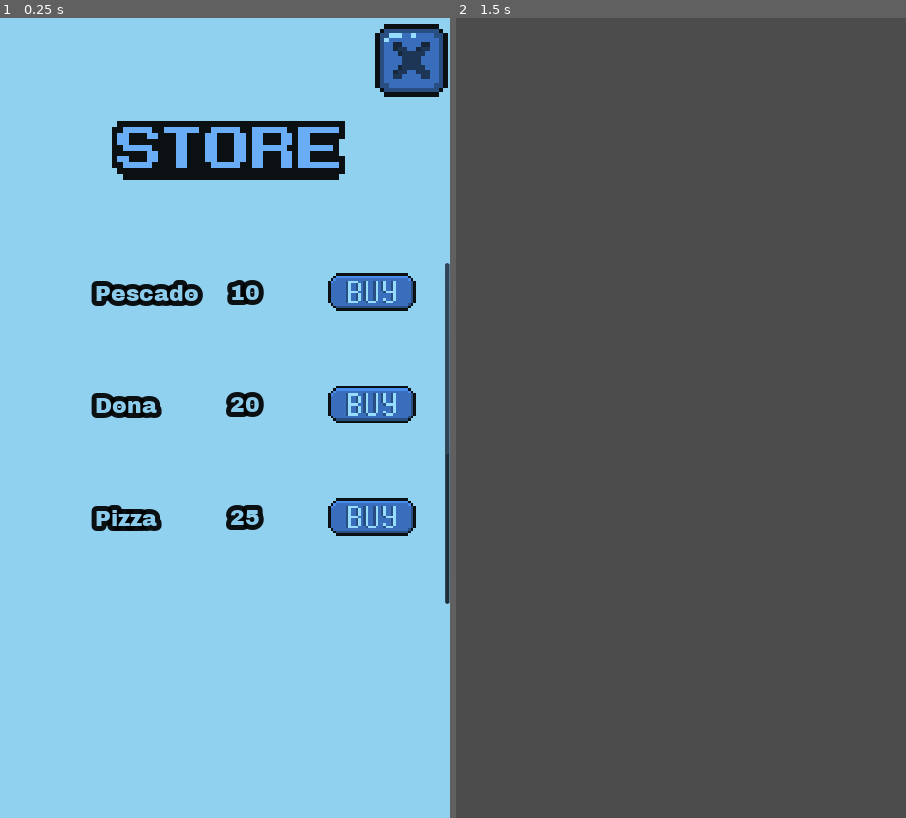
Above: before the commit, frames 1-2 (left to right).
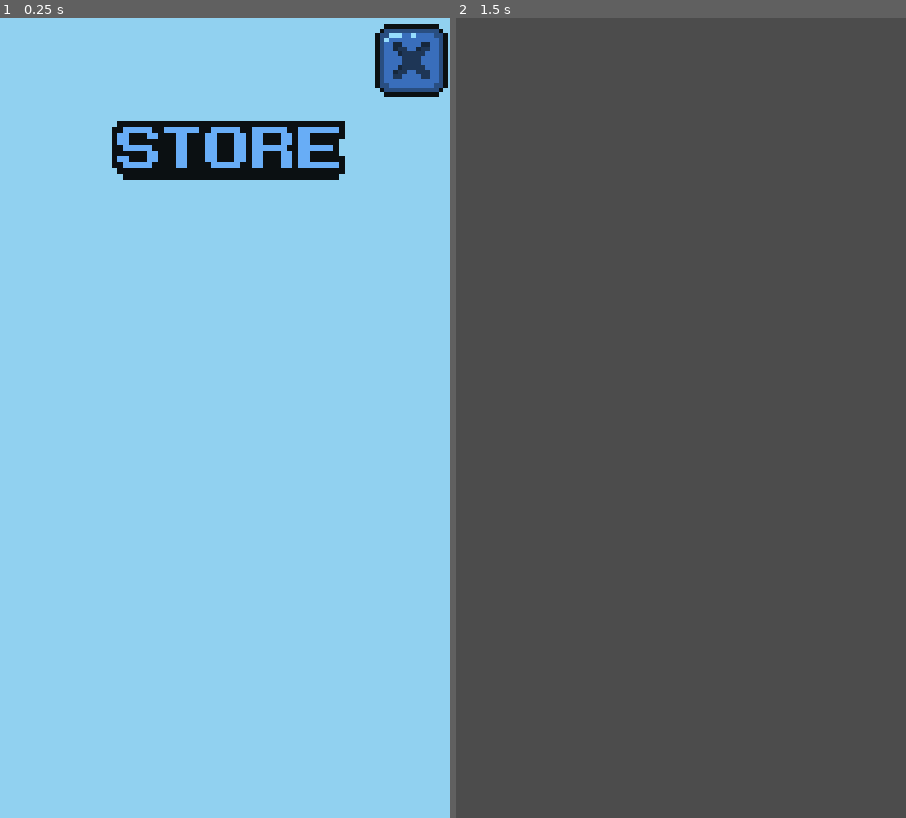
Above: after the commit, the same moments.

Repository: fiatsenko-tech/Pingu-Pet
Game: Godot game, scene res://tscn/Tienda.tscn
The game is run twice, just before and just after one commit, with the same random seed, the same clock (stepped at 60 frames per second) and the same inputs. The project has no main scene, so this scene is started directly.
Inputs (mouse positions are in pixels of both pictures, inside the frame that each line leads up to):
- Up to frame 1 (0.25 s): no input
- Up to frame 2 (1.5 s): click (865, 58) at 0.5 s; tap Enter at 1.25 s; move the mouse to (780, 378) at 1.27 s; click (780, 378) at 1.42 s

The runs differ from the first frame. In frame 1, 4.5% of the frame differs, in the area x 20-100%, y 30-74%; in frame 2, nothing differs.
Error after the commit: Attempt to call function 'instance' in base 'null instance' on a null instance. (res://scripts/Tienda.gd:22)

Commit message:
Discoteca hecha

Diff:
--- a/tscn/Bano.tscn
+++ b/tscn/Bano.tscn
@@ -19,7 +19,7 @@
 [ext_resource path="res://Nuevos Assets/Baño/Accesorios de baño en pixel art-2.png.png" type="Texture" id=17]
 
 [sub_resource type="RectangleShape2D" id=1]
-extents = Vector2( 108, 89.125 )
+extents = Vector2( 67, 66.5625 )
 
 [sub_resource type="SpriteFrames" id=3]
 animations = [ {
@@ -28,14 +28,14 @@
 "name": "agua",
 "speed": 5.0
 }, {
-"frames": [  ],
+"frames": [ ExtResource( 12 ) ],
 "loop": false,
 "name": "sin_agua",
 "speed": 5.0
 } ]
 
 [sub_resource type="RectangleShape2D" id=2]
-extents = Vector2( 117, 168.75 )
+extents = Vector2( 65.5, 71.5 )
 
 [node name="Bano" type="Control"]
 anchor_right = 1.0
@@ -101,45 +101,36 @@
 position = Vector2( 543, 1195 )
 
 [node name="Jabon" type="Node2D" parent="."]
-visible = false
-position = Vector2( 903, 1388 )
+position = Vector2( 380, 1070 )
 script = ExtResource( 13 )
 
 [node name="Sprite" type="Sprite" parent="Jabon"]
-position = Vector2( -7.00006, -16 )
-scale = Vector2( 0.234762, 0.241966 )
+position = Vector2( -77.2613, -61.5 )
+scale = Vector2( 0.140325, 0.155955 )
 texture = ExtResource( 10 )
 
 [node name="Area2D" type="Area2D" parent="Jabon"]
-visible = false
 collision_layer = 2
 collision_mask = 2
 
 [node name="CollisionShape2D" type="CollisionShape2D" parent="Jabon/Area2D"]
-visible = false
-position = Vector2( -4, -3.875 )
+position = Vector2( -75, -51 )
 shape = SubResource( 1 )
 
 [node name="Ducha" type="Node2D" parent="."]
-visible = false
 position = Vector2( 216, 577 )
 script = ExtResource( 15 )
 
-[node name="Sprite" type="Sprite" parent="Ducha"]
-scale = Vector2( 4.828, 5 )
-texture = ExtResource( 12 )
-
 [node name="AnimatedSpriteAgua" type="AnimatedSprite" parent="Ducha"]
-scale = Vector2( 5, 5 )
+position = Vector2( 60.1, 38.575 )
+scale = Vector2( 3.08542, 3.75885 )
 frames = SubResource( 3 )
 animation = "sin_agua"
 
 [node name="Area2D" type="Area2D" parent="Ducha"]
-visible = false
 collision_layer = 2
 collision_mask = 2
 
 [node name="CollisionShape2D" type="CollisionShape2D" parent="Ducha/Area2D"]
-visible = false
-position = Vector2( 10, 19.25 )
+position = Vector2( 69, 17 )
 shape = SubResource( 2 )
--- a/tscn/Discoteca.tscn
+++ b/tscn/Discoteca.tscn
@@ -1,34 +1,42 @@
-[gd_scene load_steps=7 format=2]
+[gd_scene load_steps=15 format=2]
 
 [ext_resource path="res://scripts/Discoteca.gd" type="Script" id=1]
-[ext_resource path="res://Nuevos Assets/Disco/Parlante-1.png.png" type="Texture" id=2]
+[ext_resource path="res://Nuevos Assets/Disco/Parlante/Altavoz pixel art neón retro-1.png(1).png" type="Texture" id=2]
 [ext_resource path="res://Nuevos Assets/Disco/Pared disco neón y suelo de mosaicos.png" type="Texture" id=3]
-[ext_resource path="res://Nuevos Assets/Disco/BolaBrillante-2.png.png" type="Texture" id=4]
+[ext_resource path="res://Nuevos Assets/Disco/Bola/Sprite de bola disco en cuatro marcos-1.png.png" type="Texture" id=4]
+[ext_resource path="res://Nuevos Assets/Disco/Bola/Sprite de bola disco en cuatro marcos-3.png.png" type="Texture" id=5]
+[ext_resource path="res://Nuevos Assets/Disco/Bola/Sprite de bola disco en cuatro marcos-2.png.png" type="Texture" id=6]
+[ext_resource path="res://Nuevos Assets/Disco/Bola/Sprite de bola disco en cuatro marcos-4.png.png" type="Texture" id=7]
+[ext_resource path="res://Nuevos Assets/Disco/Parlante/Altavoz pixel art neón retro-2.png.png" type="Texture" id=8]
+[ext_resource path="res://Nuevos Assets/Disco/Decoracion/Sin título-4.png.png" type="Texture" id=9]
+[ext_resource path="res://Nuevos Assets/Disco/LuzLed/Sin título-1.png(2).png" type="Texture" id=10]
+[ext_resource path="res://Nuevos Assets/Disco/Decoracion/Sin título-1.png(1).png" type="Texture" id=11]
+[ext_resource path="res://Nuevos Assets/Disco/Decoracion/Sin título-1.png.png" type="Texture" id=12]
 
 [sub_resource type="SpriteFrames" id=1]
 animations = [ {
-"frames": [  ],
+"frames": [ ExtResource( 2 ) ],
 "loop": true,
 "name": "idle",
 "speed": 5.0
 }, {
-"frames": [  ],
+"frames": [ ExtResource( 2 ), ExtResource( 8 ) ],
 "loop": true,
 "name": "sonando",
-"speed": 5.0
+"speed": 4.5
 } ]
 
 [sub_resource type="SpriteFrames" id=2]
 animations = [ {
-"frames": [  ],
+"frames": [ ExtResource( 7 ), ExtResource( 5 ), ExtResource( 6 ), ExtResource( 4 ) ],
 "loop": false,
 "name": "girar",
-"speed": 5.0
+"speed": 8.0
 }, {
-"frames": [  ],
+"frames": [ ExtResource( 7 ), ExtResource( 6 ), ExtResource( 4 ), ExtResource( 5 ) ],
 "loop": true,
 "name": "girar_loop",
-"speed": 5.0
+"speed": 8.0
 }, {
 "frames": [  ],
 "loop": true,
@@ -46,48 +54,61 @@
 texture = ExtResource( 3 )
 stretch_mode = 7
 
+[node name="Sprite" type="Sprite" parent="."]
+position = Vector2( 347, 1073 )
+scale = Vector2( 1.12428, 1.22522 )
+texture = ExtResource( 9 )
+
+[node name="Sprite2" type="Sprite" parent="."]
+position = Vector2( 312, 700 )
+texture = ExtResource( 11 )
+
+[node name="Sprite4" type="Sprite" parent="."]
+position = Vector2( 1008, 1511 )
+scale = Vector2( 1.10841, 1.07838 )
+texture = ExtResource( 12 )
+
 [node name="LucesLed" type="TextureButton" parent="."]
-margin_left = 806.0
-margin_top = 733.0
-margin_right = 1078.0
-margin_bottom = 913.0
+margin_left = 70.0
+margin_top = 279.0
+margin_right = 380.0
+margin_bottom = 487.0
+texture_normal = ExtResource( 10 )
 
 [node name="PosicionPingu" type="Position2D" parent="."]
-position = Vector2( 547, 1321 )
+position = Vector2( 391, 1344 )
 
 [node name="Parlante" type="TextureButton" parent="."]
-margin_left = 21.0
-margin_top = 861.0
-margin_right = 47.0
-margin_bottom = 907.0
+margin_left = 803.0
+margin_top = 808.0
+margin_right = 831.0
+margin_bottom = 852.0
 rect_scale = Vector2( 9, 9 )
 
 [node name="AnimatedSprite" type="AnimatedSprite" parent="Parlante"]
+position = Vector2( 23, 22.5554 )
+scale = Vector2( 0.0498264, 0.0485006 )
 frames = SubResource( 1 )
 animation = "idle"
 
-[node name="Sprite" type="Sprite" parent="Parlante"]
-position = Vector2( 14.8889, 9.94444 )
-scale = Vector2( 1.04762, 1.18783 )
-texture = ExtResource( 2 )
-
 [node name="BolaBrillante" type="TextureButton" parent="."]
-margin_left = 372.0
+margin_left = 445.0
 margin_top = 1.0
-margin_right = 404.0
-margin_bottom = 33.0
-rect_scale = Vector2( 10, 10 )
-texture_normal = ExtResource( 4 )
+margin_right = 681.0
+margin_bottom = 251.0
+rect_scale = Vector2( 0.873, 0.873 )
 
 [node name="AnimatedSprite" type="AnimatedSprite" parent="BolaBrillante"]
+position = Vector2( 201.604, 143.184 )
+scale = Vector2( 0.590249, 0.552068 )
 frames = SubResource( 2 )
 animation = "girar_loop"
 
 [node name="ComienzoFiesta" type="TextureButton" parent="."]
-margin_left = 627.0
-margin_top = 38.0
-margin_right = 1047.0
-margin_bottom = 295.0
+margin_left = 666.0
+margin_top = 415.0
+margin_right = 990.0
+margin_bottom = 608.0
 
 [node name="AudioStreamPlayer" type="AudioStreamPlayer" parent="."]
 
--- a/tscn/Dormitorio.tscn
+++ b/tscn/Dormitorio.tscn
@@ -30,8 +30,8 @@
 stretch_mode = 7
 
 [node name="Sprite" type="Sprite" parent="."]
-position = Vector2( 489, 651 )
-scale = Vector2( 0.772727, 0.823529 )
+position = Vector2( 477.25, 651 )
+scale = Vector2( 0.843939, 0.823529 )
 texture = ExtResource( 7 )
 
 [node name="Sprite4" type="Sprite" parent="."]
--- a/tscn/PantallaInicio.tscn
+++ b/tscn/PantallaInicio.tscn
@@ -1,10 +1,9 @@
-[gd_scene load_steps=10 format=2]
+[gd_scene load_steps=9 format=2]
 
 [ext_resource path="res://scripts/PantallaInicio.gd" type="Script" id=1]
 [ext_resource path="res://Assets Definitivos/Botones y labels/BotonesNuevos/pixil-frame-0(5).png" type="Texture" id=2]
-[ext_resource path="res://Assets Definitivos/Botones y labels/BotonesNuevos/pixil-frame-0(4).png" type="Texture" id=3]
+[ext_resource path="res://Nuevos Assets/Botones2/pixil-frame-0(9).png" type="Texture" id=3]
 [ext_resource path="res://ArchivoBlack-Regular.ttf" type="DynamicFontData" id=4]
-[ext_resource path="res://Assets Definitivos/Botones y labels/BotonesNuevos/pixil-frame-0(3).png" type="Texture" id=5]
 [ext_resource path="res://Assets Definitivos/Botones y labels/BotonesNuevos/pixil-frame-0(2).png" type="Texture" id=6]
 
 [sub_resource type="DynamicFont" id=1]
@@ -56,13 +55,12 @@
 placeholder_alpha = 1.0
 
 [node name="BotonComenzar" type="TextureButton" parent="."]
-visible = false
 margin_left = 322.0
 margin_top = 1149.0
 margin_right = 357.0
 margin_bottom = 1164.0
 rect_scale = Vector2( 9, 9 )
-texture_normal = ExtResource( 5 )
+texture_normal = ExtResource( 3 )
 texture_pressed = ExtResource( 6 )
 
 [node name="PanelMensaje" type="Panel" parent="."]
@@ -86,10 +84,11 @@
 Noot Noot!"
 
 [node name="BotonEntrar" type="TextureButton" parent="PanelMensaje"]
-margin_left = 306.0
-margin_top = 1028.0
-margin_right = 341.0
-margin_bottom = 1043.0
+visible = false
+margin_left = 238.0
+margin_top = 1024.0
+margin_right = 290.0
+margin_bottom = 1041.0
 rect_scale = Vector2( 9, 9 )
 texture_normal = ExtResource( 3 )
 texture_pressed = ExtResource( 2 )
--- a/tscn/Pension.tscn
+++ b/tscn/Pension.tscn
@@ -3,7 +3,7 @@
 [ext_resource path="res://ArchivoBlack-Regular.ttf" type="DynamicFontData" id=1]
 [ext_resource path="res://Assets Definitivos/Botones y labels/New Piskel-5.png(1)-1.png(1).png" type="Texture" id=2]
 [ext_resource path="res://scripts/Pension.gd" type="Script" id=3]
-[ext_resource path="res://Assets Definitivos/Botones y labels/pixil-frame-0(1).png" type="Texture" id=4]
+[ext_resource path="res://Nuevos Assets/Botones2/pixil-frame-0(7).png" type="Texture" id=4]
 [ext_resource path="res://Assets Definitivos/Botones y labels/pixil-frame-0(2).png" type="Texture" id=5]
 [ext_resource path="res://Assets Definitivos/Botones y labels/New Piskel-5.png(1)-1.png(1)-1.png.png" type="Texture" id=6]
 
@@ -52,11 +52,11 @@
 our son (500 Coins)"
 
 [node name="TextureButton" type="TextureButton" parent="PanelPension"]
-margin_left = 317.0
-margin_top = 1151.0
-margin_right = 352.0
-margin_bottom = 1166.0
-rect_scale = Vector2( 12, 12 )
+margin_left = 283.0
+margin_top = 1222.0
+margin_right = 341.0
+margin_bottom = 1239.0
+rect_scale = Vector2( 9, 9 )
 texture_normal = ExtResource( 4 )
 texture_pressed = ExtResource( 5 )
 
--- a/tscn/ProductoTienda.tscn
+++ b/tscn/ProductoTienda.tscn
@@ -1,7 +1,7 @@
 [gd_scene load_steps=7 format=2]
 
 [ext_resource path="res://scripts/ProductoTienda.gd" type="Script" id=1]
-[ext_resource path="res://Assets Definitivos/Botones y labels/pixil-frame-0(5).png" type="Texture" id=2]
+[ext_resource path="res://Nuevos Assets/Botones2/pixil-frame-0(6).png" type="Texture" id=2]
 [ext_resource path="res://ArchivoBlack-Regular.ttf" type="DynamicFontData" id=3]
 [ext_resource path="res://Assets Definitivos/Botones y labels/pixil-frame-0(6).png" type="Texture" id=4]
 
@@ -34,26 +34,26 @@
 margin_bottom = 152.0
 
 [node name="Nombre" type="Label" parent="."]
-margin_left = 229.0
-margin_top = 42.0
-margin_right = 312.0
-margin_bottom = 74.0
+margin_left = 207.0
+margin_top = 31.0
+margin_right = 423.0
+margin_bottom = 91.0
 custom_fonts/font = SubResource( 1 )
 text = "comida"
 
 [node name="Precio" type="Label" parent="."]
-margin_left = 552.0
+margin_left = 535.0
 margin_top = 40.0
-margin_right = 741.0
+margin_right = 616.0
 margin_bottom = 100.0
 custom_fonts/font = SubResource( 2 )
-text = "Precio"
+text = "24"
 
 [node name="BotonComprar" type="TextureButton" parent="."]
-margin_left = 788.0
-margin_top = 25.0
-margin_right = 823.0
-margin_bottom = 40.0
+margin_left = 689.0
+margin_top = 16.0
+margin_right = 743.0
+margin_bottom = 33.0
 rect_scale = Vector2( 6, 6 )
 texture_normal = ExtResource( 2 )
 texture_pressed = ExtResource( 4 )
--- a/tscn/RecompensaEstudio.tscn
+++ b/tscn/RecompensaEstudio.tscn
@@ -4,10 +4,10 @@
 [ext_resource path="res://Assets Definitivos/Botones y labels/New Piskel-5.png(1)-1.png(1)-1.png.png" type="Texture" id=2]
 [ext_resource path="res://ArchivoBlack-Regular.ttf" type="DynamicFontData" id=3]
 [ext_resource path="res://tscn/RecompensaEstudio.gd" type="Script" id=4]
-[ext_resource path="res://Nuevos Assets/Botones2/pixil-frame-0(9).png" type="Texture" id=5]
+[ext_resource path="res://Nuevos Assets/Botones2/pixilart-drawing(1).png" type="Texture" id=5]
 [ext_resource path="res://Assets Definitivos/Botones y labels/pixil-frame-0(7).png" type="Texture" id=6]
 [ext_resource path="res://Assets Definitivos/Botones y labels/pixil-frame-0(2).png" type="Texture" id=7]
-[ext_resource path="res://Assets Definitivos/Botones y labels/pixil-frame-0(1).png" type="Texture" id=8]
+[ext_resource path="res://Nuevos Assets/Botones2/pixil-frame-0(7).png" type="Texture" id=8]
 
 [sub_resource type="StyleBoxFlat" id=4]
 bg_color = Color( 0.298039, 0.654902, 0.866667, 0.627451 )
@@ -60,7 +60,7 @@
 margin_top = 1254.0
 margin_right = 345.0
 margin_bottom = 1271.0
-rect_scale = Vector2( 10, 10 )
+rect_scale = Vector2( 9, 9 )
 texture_normal = ExtResource( 5 )
 texture_pressed = ExtResource( 6 )
 
@@ -74,12 +74,11 @@
   400 monedas!"
 
 [node name="BotonClaim" type="TextureButton" parent="Panel"]
-visible = false
-margin_left = 331.0
-margin_top = 1107.0
-margin_right = 366.0
-margin_bottom = 1122.0
-rect_scale = Vector2( 12, 12 )
+margin_left = 260.0
+margin_top = 1128.0
+margin_right = 318.0
+margin_bottom = 1145.0
+rect_scale = Vector2( 9, 9 )
 texture_normal = ExtResource( 8 )
 texture_pressed = ExtResource( 7 )
 
--- a/tscn/Tienda.tscn
+++ b/tscn/Tienda.tscn
@@ -37,6 +37,10 @@
 texture_normal = ExtResource( 2 )
 texture_pressed = ExtResource( 4 )
 
+[node name="FondoLista" type="TextureRect" parent="PanelTienda"]
+margin_right = 40.0
+margin_bottom = 40.0
+
 [node name="ScrollContainer" type="ScrollContainer" parent="PanelTienda"]
 anchor_top = 0.01875
 anchor_bottom = 0.119271
--- a/tscn/Tutorial.tscn
+++ b/tscn/Tutorial.tscn
@@ -1,7 +1,7 @@
 [gd_scene load_steps=6 format=2]
 
 [ext_resource path="res://scripts/Tutorial.gd" type="Script" id=1]
-[ext_resource path="res://Assets Definitivos/Botones y labels/BotonesNuevos/pixil-frame-0.png" type="Texture" id=2]
+[ext_resource path="res://Nuevos Assets/Botones2/pixil-frame-0(9).png" type="Texture" id=2]
 [ext_resource path="res://ArchivoBlack-Regular.ttf" type="DynamicFontData" id=3]
 [ext_resource path="res://Assets Definitivos/Botones y labels/BotonesNuevos/pixil-frame-0(1).png" type="Texture" id=4]
 
@@ -34,10 +34,10 @@
 Espero que te guste <3"
 
 [node name="BotonOK" type="TextureButton" parent="."]
-margin_left = 356.0
-margin_top = 1166.0
-margin_right = 391.0
-margin_bottom = 1181.0
+margin_left = 274.0
+margin_top = 1155.0
+margin_right = 326.0
+margin_bottom = 1172.0
 rect_scale = Vector2( 9, 9 )
 texture_normal = ExtResource( 2 )
 texture_pressed = ExtResource( 4 )
